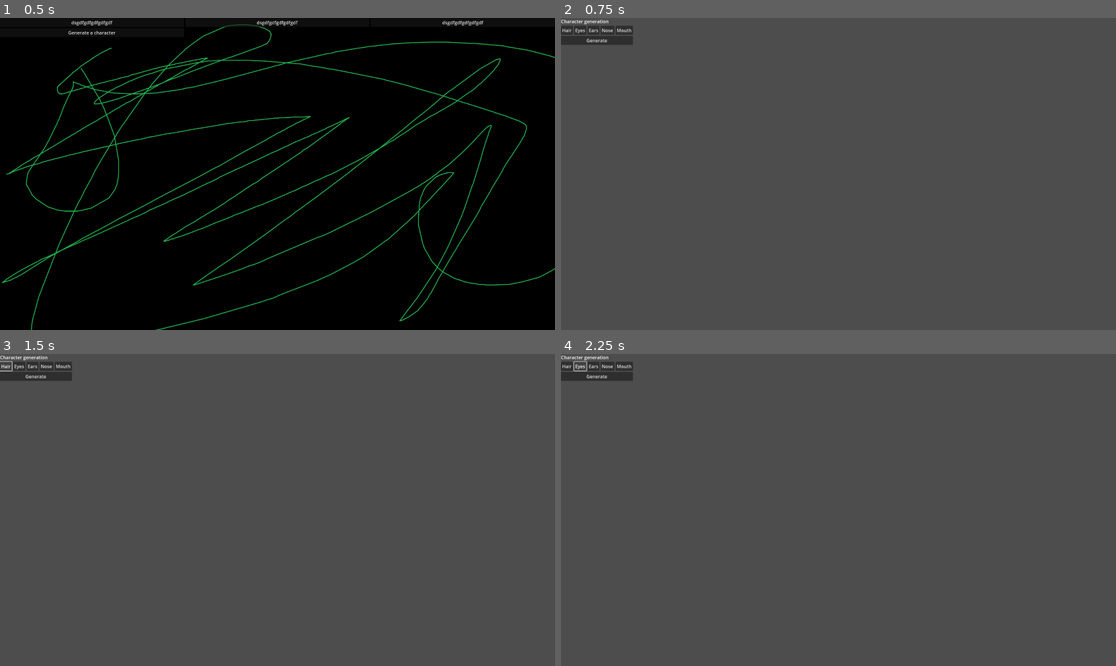
Above: before the commit, frames 1-4 (two rows, left to right).
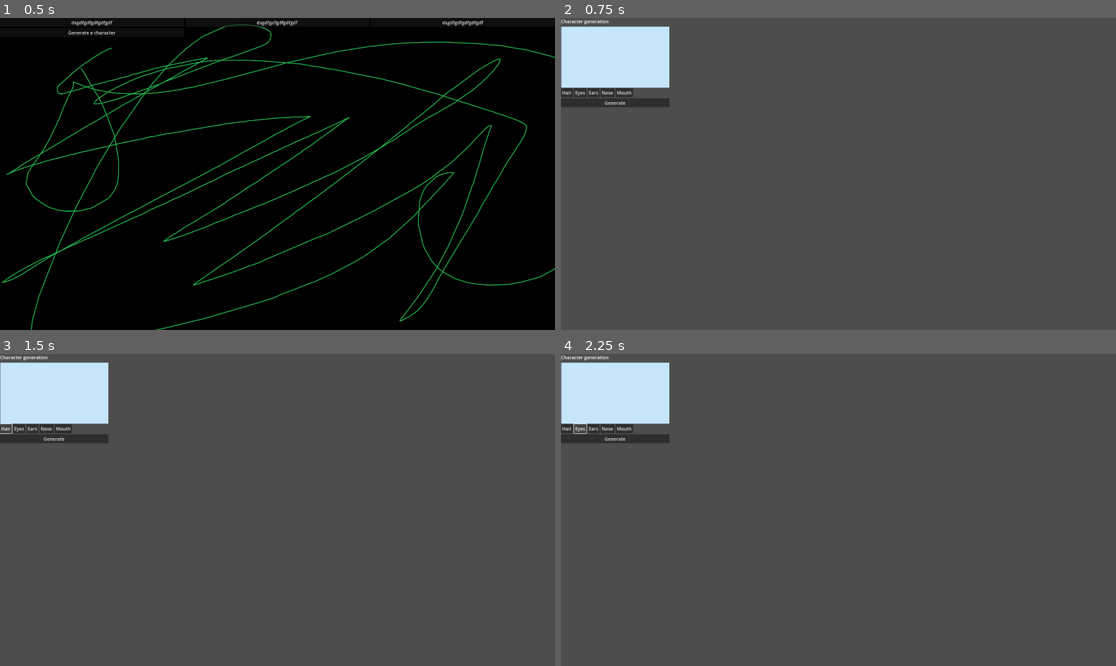
Above: after the commit, the same moments.

Repository: ekaktusz/anoobis
Game: Godot game, scene res://tinder_scene.tscn
Two runs of this game, one before a commit and one after it. Both use one fixed random seed, a clock stepped at 60 frames per second and the inputs below.
Inputs:
- Up to frame 1 (0.5 s): no input
- Up to frame 2 (0.75 s): click "Generate a character" at 0.5 s
- Up to frame 3 (1.5 s): click "Hair" at 1.25 s
- Up to frame 4 (2.25 s): click "Eyes" at 2 s

Frame 1 is identical in both runs. In frame 2, 4.7% of the frame differs, in the area x 0-20%, y 2-29%; in frame 3, 4.7%; in frame 4, 4.7%.

Commit message:
Added background to portrait. TODO: Color rect color and minimum width are hardcoded to the dummy asset.

Diff:
--- a/character_generator.tscn
+++ b/character_generator.tscn
@@ -12,6 +12,19 @@
 [node name="CreateCharacter" type="Label" parent="VBoxContainer"]
 layout_mode = 2
 text = "Character generation"
+
+[node name="Container" type="VBoxContainer" parent="VBoxContainer"]
+custom_minimum_size = Vector2(375, 212)
+layout_mode = 2
+
+[node name="CanvasLayer2" type="CanvasLayer" parent="VBoxContainer/Container"]
+
+[node name="ColorRect" type="ColorRect" parent="VBoxContainer/Container/CanvasLayer2"]
+offset_left = 1.0
+offset_top = 30.0
+offset_right = 375.0
+offset_bottom = 242.0
+color = Color(0.772549, 0.898039, 0.976471, 1)
 
 [node name="HBoxContainer" type="HBoxContainer" parent="VBoxContainer"]
 layout_mode = 2
